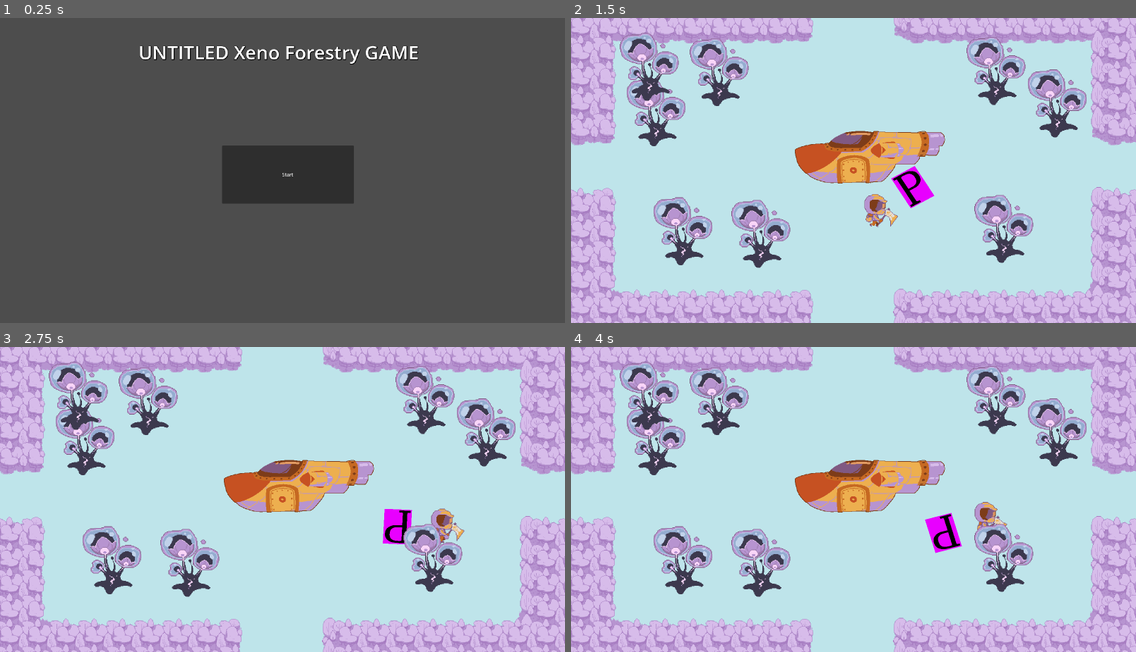
Above: before the commit, frames 1-4 (two rows, left to right).
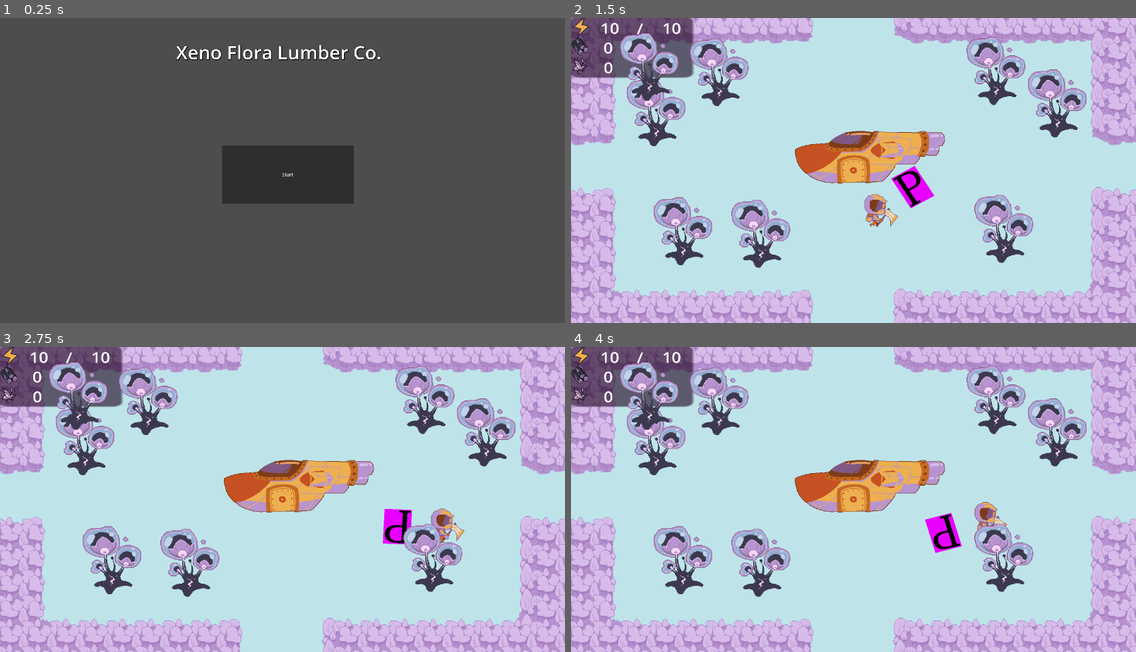
Above: after the commit, the same moments.

Repository: ErdrickBelmont/Buddy_Jam_2024_Team_4
Game: Godot game, scene res://scenes/start_screen.tscn
Two runs of this game, one before a commit and one after it. Both use one fixed random seed, a clock stepped at 60 frames per second and the inputs below.
Inputs (mouse positions are in pixels of both pictures, inside the frame that each line leads up to):
- Up to frame 1 (0.25 s): no input
- Up to frame 2 (1.5 s): click "Start" at 0.5 s; tap Enter at 1.25 s; move the mouse to (977, 155) at 1.27 s; hold D (ui_right) from 1.28 s (still down); click (977, 155) at 1.35 s
- Up to frame 3 (2.75 s): keep holding D (ui_right); tap W (ui_up) at 1.52, 2.27 s; move the mouse to (169, 514) at 2.02 s; click (169, 514) at 2.1 s
- Up to frame 4 (4 s): move the mouse to (910, 432) at 2.77 s; release D (ui_right) at 2.78 s; hold A (ui_left) 2.78-3.53 s; click (910, 432) at 2.85 s; move the mouse to (825, 560) at 3.52 s; hold D (ui_right) from 3.53 s (still down); click (825, 560) at 3.6 s; tap W (ui_up) at 3.77 s

The runs differ from the first frame. In frame 1, 1.4% of the frame differs, in the area x 24-74%, y 8-16%; in frame 2, 3.3%, in the area x 0-22%, y 0-20%; in frame 3, 3.3%; in frame 4, 3.3%.

Commit message:
added UI

Diff:
--- a/BuddyJam2023_Tree_Game/scenes/forest_entrance.tscn
+++ b/BuddyJam2023_Tree_Game/scenes/forest_entrance.tscn
@@ -1,10 +1,15 @@
-[gd_scene load_steps=7 format=3 uid="uid://bq4tnwwwxkc0l"]
+[gd_scene load_steps=15 format=3 uid="uid://bq4tnwwwxkc0l"]
 
 [ext_resource type="PackedScene" uid="uid://bnx407bfco1td" path="res://scenes/areas/area_center.tscn" id="1_rytgd"]
 [ext_resource type="Script" path="res://scripts/movePlayer.gd" id="1_xoc50"]
 [ext_resource type="Script" path="res://scripts/areaSpawn.gd" id="2_l7dfm"]
 [ext_resource type="PackedScene" uid="uid://dd8kuirq1mqtj" path="res://scenes/Player.tscn" id="3_lgsmn"]
+[ext_resource type="AudioStream" uid="uid://byawj7wn0aapn" path="res://assets/audio/Forest Heart.wav" id="6_6baeu"]
 [ext_resource type="Script" path="res://scripts/roomSwitchTimer.gd" id="6_j5qde"]
+[ext_resource type="Script" path="res://scripts/update_label_script.gd" id="7_1fw60"]
+[ext_resource type="Texture2D" uid="uid://o8o8bkvqhymu" path="res://assets/icons/energy.png" id="7_upcbp"]
+[ext_resource type="Texture2D" uid="uid://dxcsfv1x1wsn4" path="res://assets/icons/wood.png" id="9_a15sb"]
+[ext_resource type="Texture2D" uid="uid://c8j4qoebudf81" path="res://assets/icons/fertilizer.png" id="10_my7s1"]
 
 [sub_resource type="GDScript" id="GDScript_gbfty"]
 script/source = "extends Node2D
@@ -14,6 +19,16 @@
 	print(\"Goomba\")
 	get_node(\"RoomToRoom\").updatePos();
 "
+
+[sub_resource type="LabelSettings" id="LabelSettings_iej4q"]
+font_size = 450
+
+[sub_resource type="LabelSettings" id="LabelSettings_qt8yq"]
+line_spacing = 0.0
+font_size = 450
+
+[sub_resource type="LabelSettings" id="LabelSettings_dpcx8"]
+font_size = 450
 
 [node name="Root_Node2D" type="Node2D"]
 script = SubResource("GDScript_gbfty")
@@ -38,5 +53,141 @@
 [node name="Timer" type="Timer" parent="."]
 script = ExtResource("6_j5qde")
 
+[node name="AudioStreamPlayer" type="AudioStreamPlayer" parent="."]
+stream = ExtResource("6_6baeu")
+autoplay = true
+
+[node name="Panel3" type="Panel" parent="."]
+z_index = 1
+offset_left = -6630.0
+offset_top = -4671.0
+offset_right = -6630.0
+offset_bottom = -4671.0
+size_flags_horizontal = 3
+size_flags_vertical = 3
+
+[node name="Sprite2D" type="Sprite2D" parent="Panel3"]
+position = Vector2(-771, 333)
+scale = Vector2(3.32775, 3.9902)
+texture = ExtResource("7_upcbp")
+
+[node name="EnergyInt" type="Label" parent="Panel3"]
+layout_mode = 1
+anchors_preset = -1
+anchor_right = 1.0
+anchor_bottom = 0.988
+offset_left = -501.0
+offset_top = 68.0
+offset_right = 507.0
+offset_bottom = 681.0
+text = "TEST"
+label_settings = SubResource("LabelSettings_iej4q")
+horizontal_alignment = 1
+vertical_alignment = 1
+script = ExtResource("7_1fw60")
+metadata/_edit_use_anchors_ = true
+
+[node name="slash" type="Label" parent="Panel3"]
+layout_mode = 1
+anchors_preset = -1
+anchor_left = 0.468
+anchor_top = 0.119
+anchor_right = 0.536
+anchor_bottom = 0.742
+offset_left = 734.0
+offset_top = -534.0
+offset_right = 910.0
+offset_bottom = 692.0
+grow_horizontal = 2
+grow_vertical = 2
+text = "
+/"
+label_settings = SubResource("LabelSettings_qt8yq")
+metadata/_edit_use_anchors_ = true
+
+[node name="EnergyCapInt" type="Label" parent="Panel3"]
+layout_mode = 1
+anchors_preset = -1
+anchor_right = 1.0
+anchor_bottom = 0.988
+offset_left = 1179.0
+offset_top = 68.0
+offset_right = 2187.0
+offset_bottom = 681.0
+text = "TEST"
+label_settings = SubResource("LabelSettings_dpcx8")
+horizontal_alignment = 1
+vertical_alignment = 1
+script = ExtResource("7_1fw60")
+metadata/_edit_use_anchors_ = true
+
+[node name="wood" type="Panel" parent="Panel3"]
+z_index = 1
+offset_left = -45.0005
+offset_top = 589.0
+offset_right = -45.0005
+offset_bottom = 589.0
+size_flags_horizontal = 3
+size_flags_vertical = 3
+
+[node name="wood" type="Sprite2D" parent="Panel3/wood"]
+position = Vector2(-771, 333)
+scale = Vector2(3.32775, 3.9902)
+texture = ExtResource("9_a15sb")
+
+[node name="WoodInt" type="Label" parent="Panel3/wood"]
+layout_mode = 1
+anchors_preset = -1
+anchor_right = 1.0
+anchor_bottom = 0.988
+offset_left = -501.0
+offset_top = 68.0
+offset_right = 507.0
+offset_bottom = 681.0
+text = "TEST"
+label_settings = SubResource("LabelSettings_iej4q")
+horizontal_alignment = 1
+vertical_alignment = 1
+script = ExtResource("7_1fw60")
+metadata/_edit_use_anchors_ = true
+
+[node name="Fertilizer" type="Panel" parent="Panel3"]
+z_index = 1
+offset_left = -40.0005
+offset_top = 1188.0
+offset_right = -40.0005
+offset_bottom = 1188.0
+size_flags_horizontal = 3
+size_flags_vertical = 3
+
+[node name="Sprite2D" type="Sprite2D" parent="Panel3/Fertilizer"]
+position = Vector2(-771, 333)
+scale = Vector2(3.33178, 3.9902)
+texture = ExtResource("10_my7s1")
+
+[node name="FertilizerInt" type="Label" parent="Panel3/Fertilizer"]
+layout_mode = 1
+anchors_preset = -1
+anchor_right = 1.0
+anchor_bottom = 0.988
+offset_left = -501.0
+offset_top = 68.0
+offset_right = 507.0
+offset_bottom = 681.0
+text = "TEST"
+label_settings = SubResource("LabelSettings_iej4q")
+horizontal_alignment = 1
+vertical_alignment = 1
+script = ExtResource("7_1fw60")
+metadata/_edit_use_anchors_ = true
+
+[node name="UI" type="Panel" parent="."]
+modulate = Color(1, 0, 1, 1)
+offset_left = -7706.0
+offset_top = -4636.0
+offset_right = -7666.0
+offset_bottom = -4596.0
+scale = Vector2(83.5631, 45.8621)
+
 [connection signal="timeout" from="Timer" to="." method="_on_timer_timeout"]
 [connection signal="timeout" from="Timer" to="Timer" method="_on_timeout"]
--- a/BuddyJam2023_Tree_Game/scenes/start_screen.tscn
+++ b/BuddyJam2023_Tree_Game/scenes/start_screen.tscn
@@ -24,7 +24,7 @@
 offset_top = 72.0
 offset_right = -111.0
 offset_bottom = -67.048
-text = "UNTITLED Xeno Forestry GAME"
+text = "Xeno Flora Lumber Co."
 label_settings = SubResource("LabelSettings_84ixh")
 horizontal_alignment = 1
 
--- a/BuddyJam2023_Tree_Game/scripts/BugAI.gd
+++ b/BuddyJam2023_Tree_Game/scripts/BugAI.gd
@@ -42,7 +42,8 @@
 	player_contact = true
 	if player_contact == true:
 		bugattack.play()
-		Global_Var.add_to_var("energy", -1)
+		if (Global_Var.get_referance("energy") > 0):
+			Global_Var.add_to_var("energy", -1)
 
 
 
--- a/BuddyJam2023_Tree_Game/scripts/Choppable_Tree.gd
+++ /dev/null
@@ -1,11 +0,0 @@
-extends Node2D
-
-
-# Called when the node enters the scene tree for the first time.
-func _ready():
-	pass # Replace with function body.
-
-
-# Called every frame. 'delta' is the elapsed time since the previous frame.
-func _process(delta):
-	pass
Not shown: 1 places in BuddyJam2023_Tree_Game/assets/tilemap/tree_set.tres that only renumber resources
Not shown: 1 places in BuddyJam2023_Tree_Game/scenes/Choppable_Tree.tscn that only renumber resources
Not shown: 1 places in BuddyJam2023_Tree_Game/shipUpgradeScene.tscn that only renumber resources
